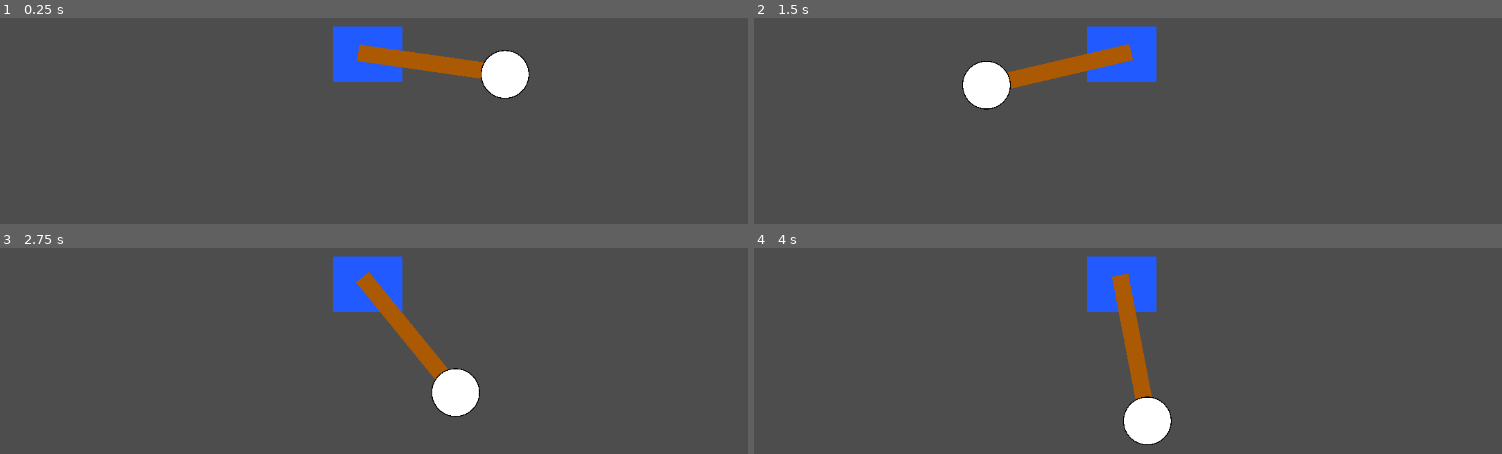
Above: before the commit, frames 1-4 (two rows, left to right).
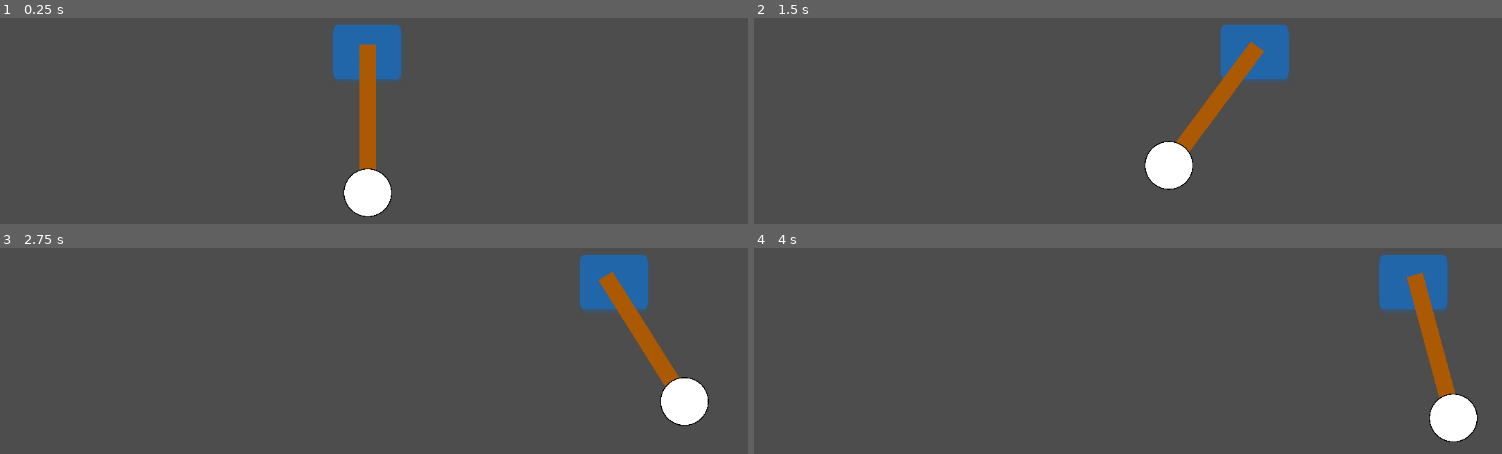
Above: after the commit, the same moments.

Repository: ConjunctionJustin/Upside-Down-Pendulum-Balancer
Game: Godot game, scene res://main.tscn
The game is run twice, just before and just after one commit, with the same random seed, the same clock (stepped at 60 frames per second) and the same inputs.
Inputs:
- Up to frame 1 (0.25 s): no input
- Up to frame 2 (1.5 s): hold Right (accel_right) 0.53-1.28 s; hold Left (accel_left) from 1.28 s (still down)
- Up to frame 3 (2.75 s): release Left (accel_left) at 2.03 s; hold Right (accel_right) from 2.03 s (still down)
- Up to frame 4 (4 s): release Right (accel_right) at 2.78 s; hold Left (accel_left) from 2.78 s (still down)

The runs differ from the first frame. In frame 1, 6.6% of the frame differs, in the area x 44-71%, y 3-97%; in frame 2, 9.2%; in frame 3, 9.2%; in frame 4, 9.3%, in the area x 44-97%, y 3-96%.

Commit message:
Working Manual Pendulum Movement

Diff:
--- /dev/null
+++ b/Scripts/motor.gd
@@ -0,0 +1,21 @@
+extends RigidBody2D
+
+@export var max_veloc = 400
+@export var max_force = 500
+
+# Called when the node enters the scene tree for the first time.
+func _ready() -> void:
+	pass # Replace with function body.
+
+
+# Called every frame. 'delta' is the elapsed time since the previous frame.
+func _process(delta: float) -> void:
+	var force = 0;
+	if Input.is_action_pressed("accel_left"):
+		force = -max_force;
+		print("to the left!!");
+	if Input.is_action_pressed("accel_right"):
+		force = max_force;
+		print("to the right!!");
+
+	self.apply_central_force(Vector2(force,0));
--- a/main.tscn
+++ b/main.tscn
@@ -1,31 +1,8 @@
-[gd_scene load_steps=6 format=3 uid="uid://cr5mjvgy17k46"]
+[gd_scene load_steps=7 format=3 uid="uid://cr5mjvgy17k46"]
 
 [ext_resource type="Texture2D" uid="uid://bth42cpxxl3vt" path="res://Sprites/circle.png" id="1_ll62s"]
-
-[sub_resource type="GDScript" id="GDScript_nebdw"]
-script/source = "extends StaticBody2D
-
-@export var max_veloc = 400
-@export var max_accel = 10
-
-# Called when the node enters the scene tree for the first time.
-func _ready() -> void:
-	pass # Replace with function body.
-
-
-# Called every frame. 'delta' is the elapsed time since the previous frame.
-func _process(delta: float) -> void:
-	var accel = 0;
-	if Input.is_action_just_pressed(\"accel_left\"):
-		accel = -max_accel;
-	if Input.is_action_just_pressed(\"accel_right\"):
-		accel = max_accel;
-
-	self.constant_linear_velocity += Vector2(accel,0);
-	#if abs(self.constant_linear_velocity.x) > max_veloc:
-	#		self.constant_linear_velocity.x =
-
-"
+[ext_resource type="Script" path="res://Scripts/motor.gd" id="1_mrutp"]
+[ext_resource type="Texture2D" uid="uid://cnbfdu7p120tq" path="res://Sprites/blue_rectangle.png" id="2_4nrwm"]
 
 [sub_resource type="RectangleShape2D" id="RectangleShape2D_vrdmp"]
 size = Vector2(50, 40)
@@ -38,48 +15,50 @@
 
 [node name="Root Node" type="Node2D"]
 
-[node name="Motor" type="StaticBody2D" parent="."]
+[node name="Motor" type="RigidBody2D" parent="."]
 position = Vector2(536, 338)
-scale = Vector2(2, 2)
-collision_layer = 64
-script = SubResource("GDScript_nebdw")
+gravity_scale = 0.0
+lock_rotation = true
+script = ExtResource("1_mrutp")
 metadata/_edit_group_ = true
 
-[node name="Pendulum Attachment" type="PinJoint2D" parent="Motor"]
-scale = Vector2(0.5, 0.5)
-node_a = NodePath("..")
-node_b = NodePath("../../Pendulum")
+[node name="Pendulum Mount" type="StaticBody2D" parent="Motor"]
 
-[node name="Motor Collision" type="CollisionShape2D" parent="Motor"]
+[node name="Mount Collision" type="CollisionShape2D" parent="Motor/Pendulum Mount"]
+visible = false
+scale = Vector2(2, 2)
 shape = SubResource("RectangleShape2D_vrdmp")
 disabled = true
 
-[node name="Motor Shape" type="ColorRect" parent="Motor"]
-anchors_preset = 8
-anchor_left = 0.5
-anchor_top = 0.5
-anchor_right = 0.5
-anchor_bottom = 0.5
-offset_left = -25.0
-offset_top = -20.0
-offset_right = 25.0
-offset_bottom = 20.0
-grow_horizontal = 2
-grow_vertical = 2
-color = Color(0.129412, 0.352941, 1, 1)
-metadata/_edit_use_anchors_ = true
+[node name="Pendulum Attachment" type="PinJoint2D" parent="Motor/Pendulum Mount"]
+visible = false
+node_a = NodePath("..")
+node_b = NodePath("../../../Pendulum")
+bias = 0.9
+
+[node name="Sprite2D" type="Sprite2D" parent="Motor"]
+scale = Vector2(0.214844, 0.383142)
+texture = ExtResource("2_4nrwm")
+
+[node name="Motor Collision" type="CollisionShape2D" parent="Motor"]
+visible = false
+scale = Vector2(2, 2)
+shape = SubResource("RectangleShape2D_vrdmp")
+disabled = true
 
 [node name="Pendulum" type="RigidBody2D" parent="."]
-position = Vector2(736, 339)
+position = Vector2(536, 538)
+rotation = 1.5708
 metadata/_edit_group_ = true
 
 [node name="Pendulum Rod" type="StaticBody2D" parent="Pendulum"]
-position = Vector2(-200, -1)
+position = Vector2(-200, 0)
 scale = Vector2(2, 2)
 collision_layer = 128
 metadata/_edit_group_ = true
 
 [node name="CollisionShape2D" type="CollisionShape2D" parent="Pendulum/Pendulum Rod"]
+visible = false
 position = Vector2(50, 0)
 shape = SubResource("RectangleShape2D_r527v")
 disabled = true
@@ -93,6 +72,7 @@
 metadata/_edit_use_anchors_ = true
 
 [node name="Weight Collision" type="CollisionShape2D" parent="Pendulum"]
+visible = false
 shape = SubResource("CircleShape2D_4ofid")
 
 [node name="Weight Shape" type="Sprite2D" parent="Pendulum"]
Binary file added: Sprites/blue_rectangle.png
Not shown, added: Sprites/blue_rectangle.png.import
